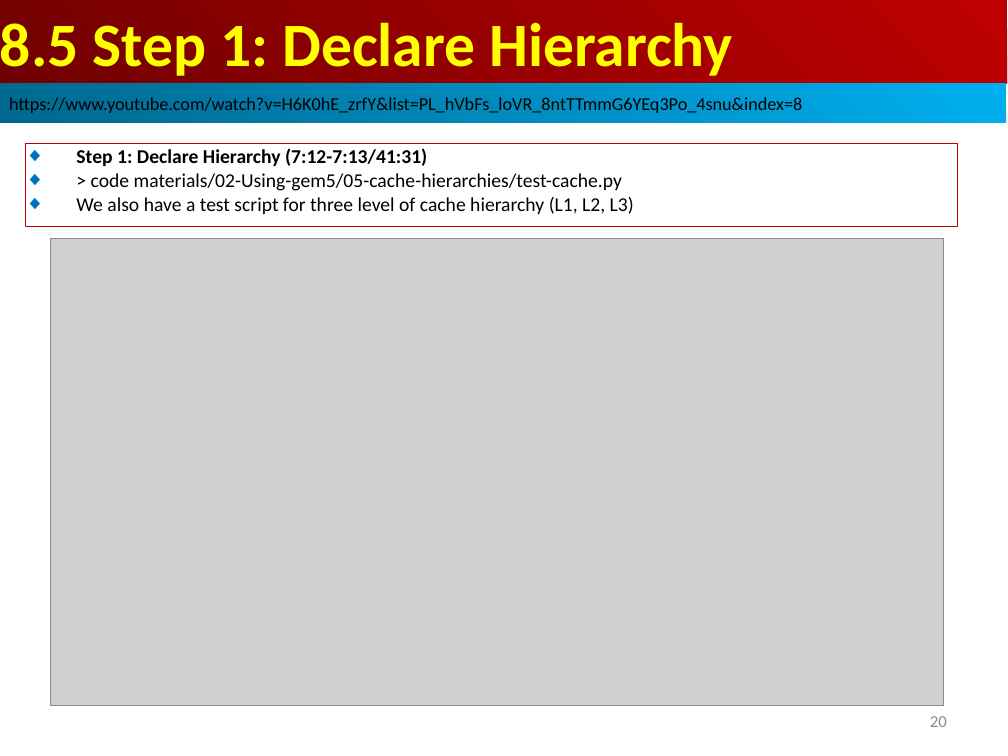
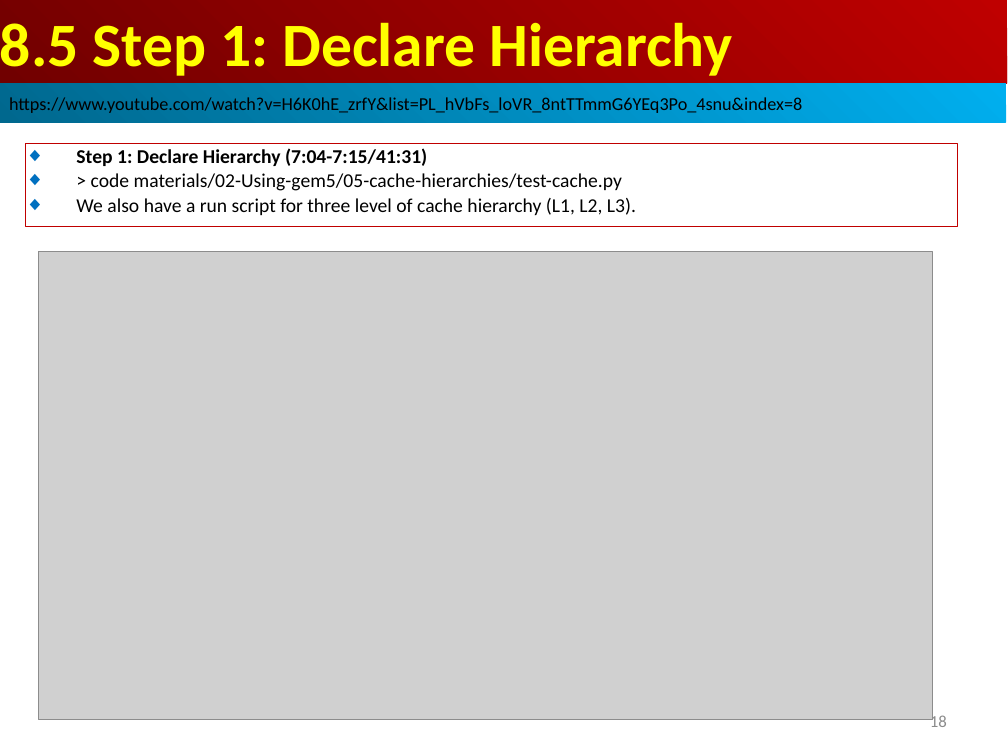
Before and after one commit to peterhchen/AIU_CS850_Gem5_McPAT, a slide deck: slide 18 of 050_Gem5/008.CacheMod/000_Video/008.CacheMod.ppt (slide 20 before the commit). Drawn at 1008x756 pixels with LibreOffice and Linux fonts; fonts in the diff are those of the drawing; grey boxes stand for pictures. Boxes give left, top, right and bottom in pixels: in the first picture for what was removed or moved away, otherwise in the second. Text is boxed around its words. In the diff, an @@ line names an element or a change of style, - is before the commit and + after.

```diff
--- a/050_Gem5/008.CacheMod/000_Video/008.CacheMod.ppt
+++ b/050_Gem5/008.CacheMod/000_Video/008.CacheMod.ppt
@@ text in rectangle at (x1=76, y1=148, x2=427, y2=166): text changed @@
-◆ Step 1: Declare Hierarchy (7:12-7:13/41:31)
+◆ Step 1: Declare Hierarchy (7:04-7:15/41:31)
@@ text in rectangle at (x1=76, y1=198, x2=636, y2=215): text changed @@
-◆ We also have a test script for three level of cache hierarchy (L1, L2, L3)
+◆ We also have a run script for three level of cache hierarchy (L1, L2, L3).
@@ picture moved from (x1=50, y1=238, x2=943, y2=706) to (x1=39, y1=252, x2=932, y2=720) @@
@@ page number at (x1=930, y1=713, x2=947, y2=727): text changed @@
-20
+18
```
Also in this commit, not shown: 3 other slides changed, 3 slides added.
